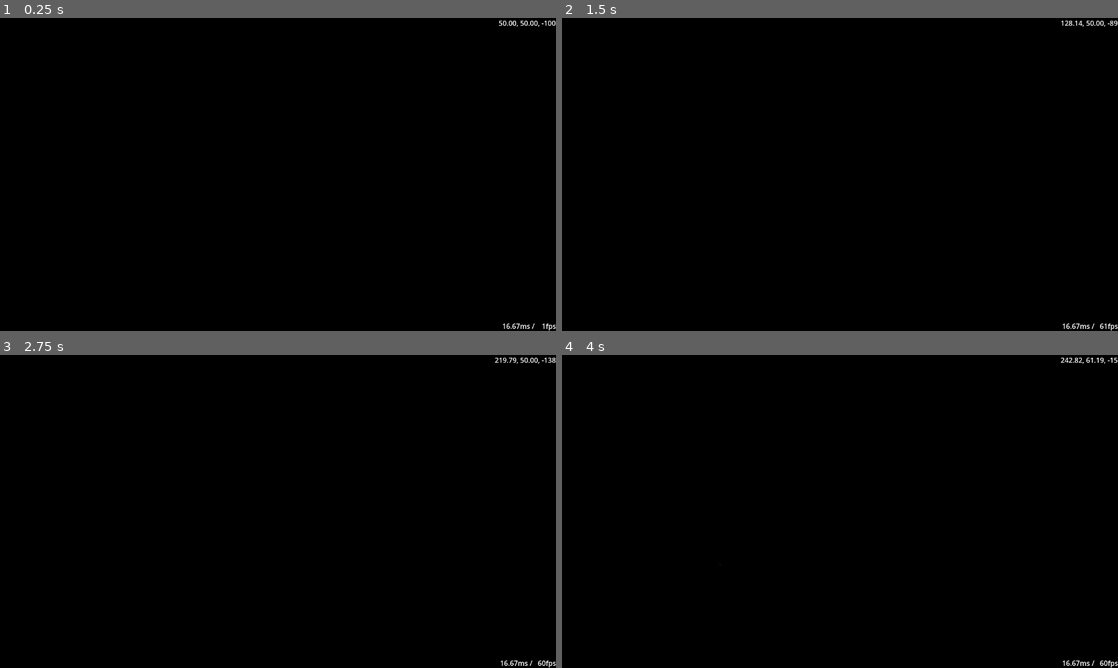
Above: before the commit, frames 1-4 (two rows, left to right).
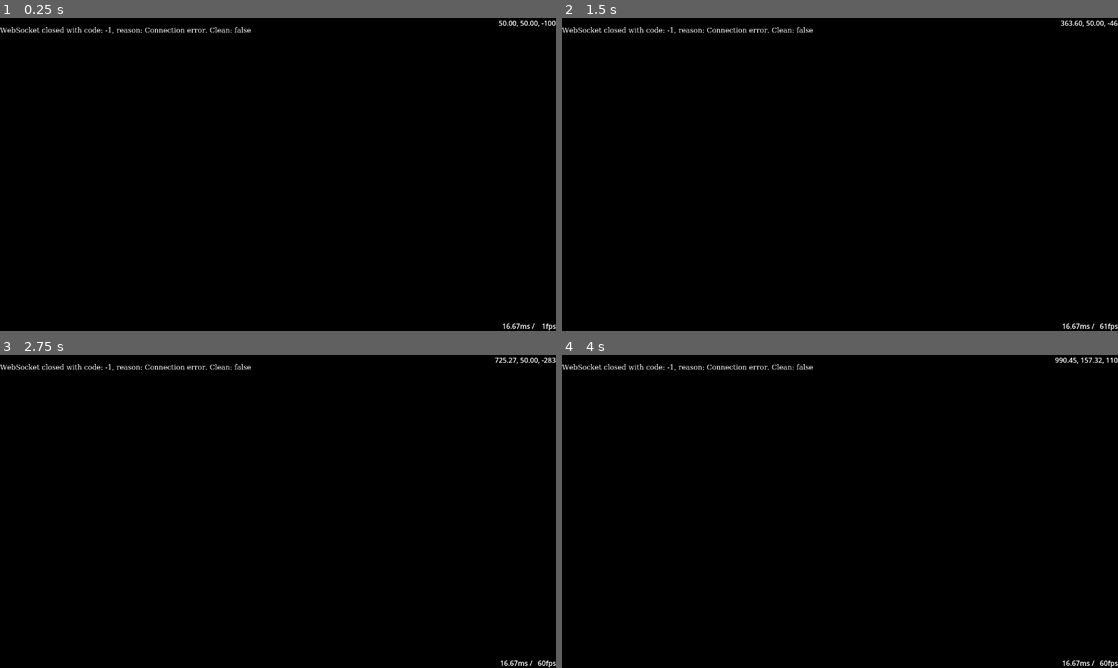
Above: after the commit, the same moments.

Repository: HansAcker/eddn-godot
Game: Godot game, scene res://Main.tscn
Same seed, same stepped clock (60 frames per second), same inputs: the game is played once before the commit and once after it.
Inputs (mouse positions are in pixels of both pictures, inside the frame that each line leads up to):
- Up to frame 1 (0.25 s): no input
- Up to frame 2 (1.5 s): tap Enter at 0.5 s; move the mouse to (962, 158) at 0.52 s; hold D (move_right) 0.53-1.28 s; hold C (look_down) 0.53-1.28 s; tap Q (look_left) at 0.8, 1.35 s; move the mouse to (728, 190) at 1.27 s; hold S (move_back) from 1.28 s (still down)
- Up to frame 3 (2.75 s): tap E (look_right) at 1.55 s; move the mouse to (333, 442) at 2.02 s; release S (move_back) at 2.03 s; hold D (move_right) from 2.03 s (still down); hold E (look_right) from 2.03 s (still down); tap Z (look_up) at 2.3 s
- Up to frame 4 (4 s): move the mouse to (812, 574) at 2.77 s; release D (move_right) at 2.78 s; release E (look_right) at 2.78 s; hold W (move_forward) 2.78-3.53 s; tap Z (look_up) at 2.85 s; tap Mouse wheel up (zoom_in) at 3.05 s; move the mouse to (1006, 558) at 3.52 s; hold A (move_left) from 3.53 s (still down); hold Mouse wheel up (zoom_in) from 3.53 s (still down); tap Mouse wheel down (zoom_out) at 3.8 s

The runs differ from the first frame. In frame 1, 0.4% of the frame differs, in the area x 0-46%, y 2-6%; in frame 2, 0.4%; in frame 3, 0.4%; in frame 4, 0.5%, in the area x 0-100%, y 0-68%.

Commit message:
use input strength for movement

Diff:
--- a/Main.gd
+++ b/Main.gd
@@ -12,13 +12,13 @@
 @export var idle_spin_speed: int = 120
 
 ## Camera movement speed in ly/s
-@export var camera_movement_speed : float = 100.0
+@export var camera_movement_speed : float = 400.0
 
 ## Camera movement speed factor when shift key pressed.
 #@export var camera_movement_shift: float = 3.0
 
 ## Camera rotation speed in deg/s
-@export var camera_rotation_speed : float = 36.0 * 2.0
+@export var camera_rotation_speed : float = 36.0 * 3.0
 
 
 ## Save initial camera view
@@ -79,69 +79,74 @@
 	## TODO: handle shift
 	## TODO: use input strength
 	## TODO: use Node3D.translate()/rotate() or transform?
+	## TODO: reconcile normalizing vectors with input strength
 
 	## Movement along global axes
 	if Input.is_action_pressed(&"move_forward"):
-		camera_vector += Vector3.FORWARD
+		camera_vector += Vector3.FORWARD * Input.get_action_strength(&"move_forward")
 
 	if Input.is_action_pressed(&"move_back"):
-		camera_vector += Vector3.BACK
+		camera_vector += Vector3.BACK * Input.get_action_strength(&"move_back")
 
 	if Input.is_action_pressed(&"move_left"):
-		camera_vector += Vector3.LEFT
+		camera_vector += Vector3.LEFT * Input.get_action_strength(&"move_left")
 
 	if Input.is_action_pressed(&"move_right"):
-		camera_vector += Vector3.RIGHT
+		camera_vector += Vector3.RIGHT * Input.get_action_strength(&"move_right")
 
 	if Input.is_action_pressed(&"move_up"):
-		camera_vector += Vector3.UP
+		camera_vector += Vector3.UP * Input.get_action_strength(&"move_up")
 
 	if Input.is_action_pressed(&"move_down"):
-		camera_vector += Vector3.DOWN
+		camera_vector += Vector3.DOWN * Input.get_action_strength(&"move_down")
 
 	if camera_vector.length():
 		## adjust to camera rotation
 		camera_vector = camera_vector.rotated(Vector3.UP, $Camera.rotation.y)
 		#$Camera.translate(camera_vector * camera_movement_speed * delta)
-		$Camera.transform = $Camera.transform.translated(camera_vector.normalized() * camera_movement_speed * delta)
+		$Camera.transform = $Camera.transform.translated(camera_vector * camera_movement_speed * delta)
 		camera_vector = Vector3.ZERO
 
 
 	## Movement along local axes
 	if Input.is_action_pressed(&"zoom_in"):
-		camera_vector += Vector3.FORWARD
+		camera_vector += Vector3.FORWARD * Input.get_action_strength(&"zoom_in")
 
 	if Input.is_action_pressed(&"zoom_out"):
-		camera_vector += Vector3.BACK
+		camera_vector += Vector3.BACK * Input.get_action_strength(&"zoom_out")
 
 	if camera_vector.length():
 		#$Camera.translate_object_local(camera_vector * camera_movement_speed * delta)
-		$Camera.transform = $Camera.transform.translated_local(camera_vector.normalized() * camera_movement_speed * delta)
+		$Camera.transform = $Camera.transform.translated_local(camera_vector * camera_movement_speed * delta)
 		camera_vector = Vector3.ZERO
 
 
 	## Left/right rotates around global y axis
 	if Input.is_action_pressed(&"look_left"):
-		camera_vector += Vector3.UP
+		$Camera.rotate(Vector3.UP, deg_to_rad(camera_rotation_speed * Input.get_action_strength(&"look_left") * delta))
+#		camera_vector += Vector3.UP
 
 	if Input.is_action_pressed(&"look_right"):
-		camera_vector += Vector3.DOWN
+		$Camera.rotate(Vector3.DOWN, deg_to_rad(camera_rotation_speed * Input.get_action_strength(&"look_right") * delta))
+#		camera_vector += Vector3.DOWN
 
-	if camera_vector.length():
-		$Camera.rotate(camera_vector.normalized(), deg_to_rad(camera_rotation_speed * delta))
-		camera_vector = Vector3.ZERO
+#	if camera_vector.length():
+#		$Camera.rotate(camera_vector.normalized(), deg_to_rad(camera_rotation_speed * delta))
+#		camera_vector = Vector3.ZERO
 
 
 	## Up/down rotates around local x axis
 	if Input.is_action_pressed(&"look_up"):
-		camera_vector += Vector3.LEFT
+		$Camera.rotate_object_local(Vector3.LEFT, deg_to_rad(camera_rotation_speed * Input.get_action_strength(&"look_up") * delta))
+#		camera_vector += Vector3.LEFT
 
 	if Input.is_action_pressed(&"look_down"):
-		camera_vector += Vector3.RIGHT
+		$Camera.rotate_object_local(Vector3.RIGHT, deg_to_rad(camera_rotation_speed * Input.get_action_strength(&"look_down") * delta))
+#		camera_vector += Vector3.RIGHT
 
-	if camera_vector.length():
-		$Camera.rotate_object_local(camera_vector.normalized(), deg_to_rad(camera_rotation_speed * delta))
-		camera_vector = Vector3.ZERO
+#	if camera_vector.length():
+#		$Camera.rotate_object_local(camera_vector.normalized(), deg_to_rad(camera_rotation_speed * delta))
+#		camera_vector = Vector3.ZERO
 
 #	if camera_changed:
 #		$Camera.transform = camera_transform
